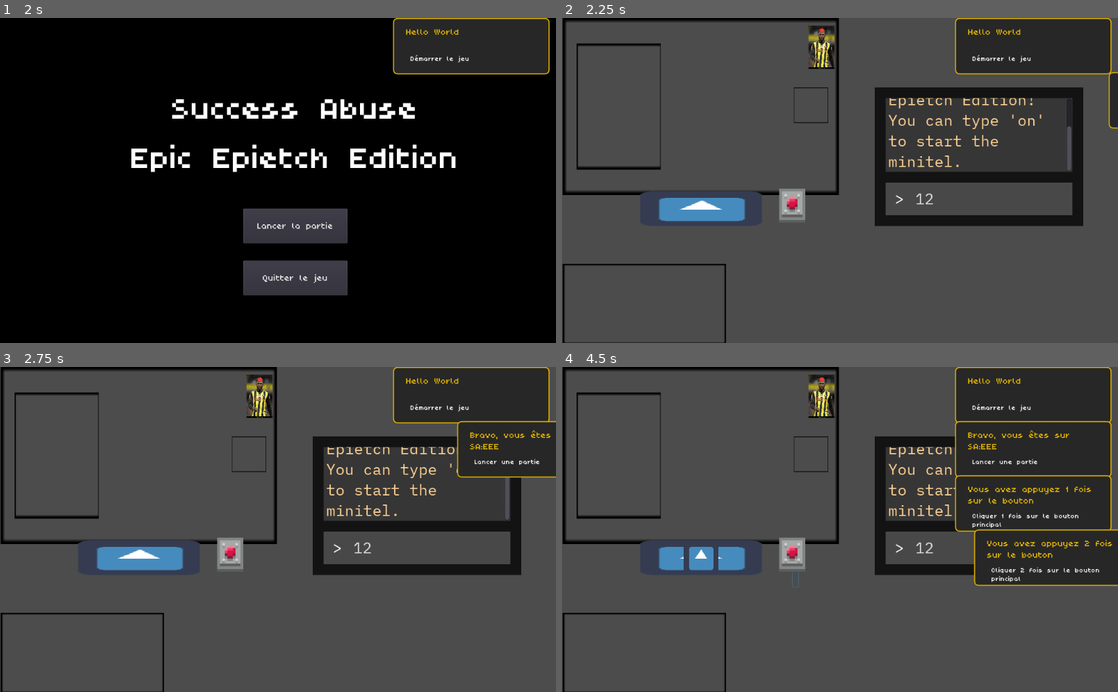
Above: before the commit, frames 1-4 (two rows, left to right).
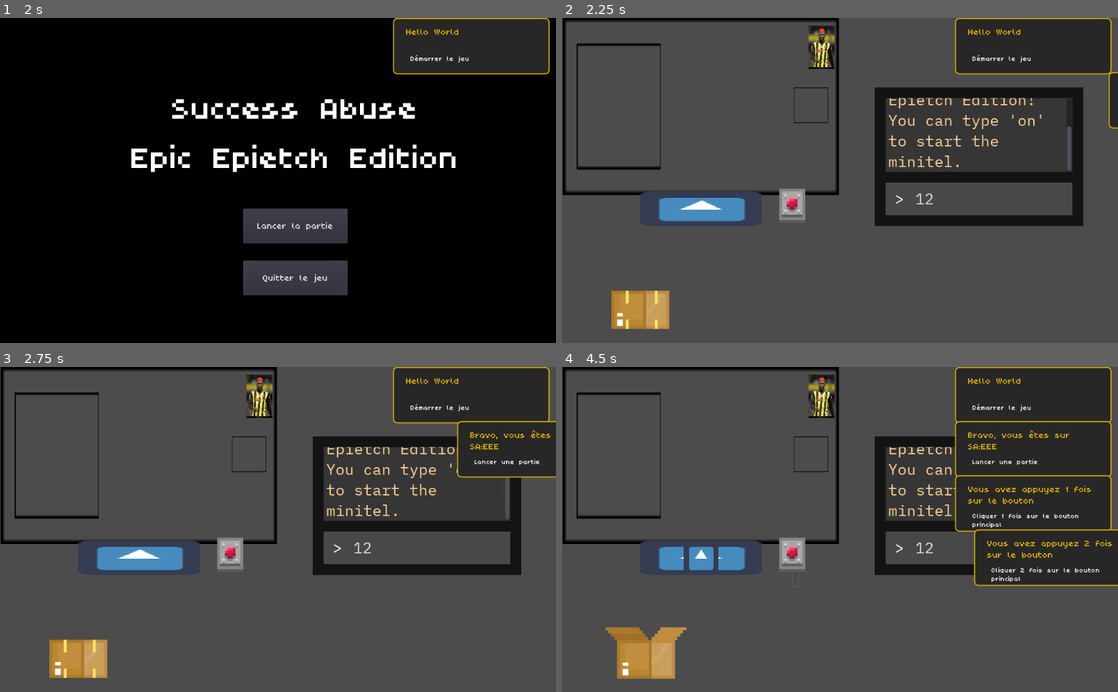
Above: after the commit, the same moments.

Repository: Armindster/success-abuse-epic-epietch-edition
Game: Godot game, scene res://Game/GameScreen.tscn
Two runs of this game, one before a commit and one after it. Both use one fixed random seed, a clock stepped at 60 frames per second and the inputs below. The engine's default icon, where the game draws it, is replaced by a stand-in: a white triangle on a blue panel in a dark square.
Inputs (mouse positions are in pixels of both pictures, inside the frame that each line leads up to):
- Up to frame 1 (2 s): click (433, 200) at 0.52 s; type "12" at 0.6 s; click (233, 222) at 1.25 s
- Up to frame 2 (2.25 s): click "Lancer la partie" at 2 s
- Up to frame 3 (2.75 s): no input
- Up to frame 4 (4.5 s): click (795, 571) at 2.75 s; click (795, 571) at 3.5 s; move the mouse to (645, 653) at 4.27 s; click (645, 653) at 4.42 s

Frame 1 is identical in both runs. In frame 2, 1.6% of the frame differs, in the area x 0-30%, y 75-100%; in frame 3, 1.6%; in frame 4, 2.0%.

Commit message:
add texture pour CARTOn & fix ma merde

Diff:
--- a/Carton/Carton.gd
+++ b/Carton/Carton.gd
@@ -5,6 +5,7 @@
 var upk = 0
 var remove
 var func_called = true
+onready var timer = get_node("Timer")
 
 signal achievement
 signal empty
@@ -20,6 +21,8 @@
 	elif !unpack.empty():
 		open = randi() % 5
 		print(func_called)
+		get_node("CartonBody/Sprite").frame = 1
+		timer.start()
 		if func_called and open == 1:
 			remove = unpack.pop_at(randi() % (unpack.size()))
 			print(remove)
@@ -32,3 +35,7 @@
 func return_unpacked_object():
 	func_called = true
 	return remove
+
+
+func _on_Timer_timeout():
+	get_node("CartonBody/Sprite").frame = 0
--- a/Carton/Carton.tscn
+++ b/Carton/Carton.tscn
@@ -1,11 +1,11 @@
 [gd_scene load_steps=5 format=2]
 
 [ext_resource path="res://Carton/Carton.gd" type="Script" id=1]
-[ext_resource path="res://Carton/New Piskel.png" type="Texture" id=2]
+[ext_resource path="res://Carton/cartonpt1.png" type="Texture" id=2]
 [ext_resource path="res://Carton/CartonBody.gd" type="Script" id=3]
 
 [sub_resource type="RectangleShape2D" id=1]
-extents = Vector2( 150.25, 74.25 )
+extents = Vector2( 53, 34.5 )
 
 [node name="Carton" type="Node2D"]
 script = ExtResource( 1 )
@@ -15,11 +15,17 @@
 script = ExtResource( 3 )
 
 [node name="CollisionCarton" type="CollisionShape2D" parent="CartonBody"]
+position = Vector2( -8, 10.5 )
 shape = SubResource( 1 )
 
 [node name="Sprite" type="Sprite" parent="CartonBody"]
-scale = Vector2( 3.01, 2.98 )
+position = Vector2( 1.00136e-05, -4.76837e-07 )
+scale = Vector2( 0.666667, 0.74 )
 texture = ExtResource( 2 )
+hframes = 2
+
+[node name="Timer" type="Timer" parent="."]
 
 [connection signal="clickBox" from="CartonBody" to="." method="_on_CartonBody_clickBox"]
 [connection signal="input_event" from="CartonBody" to="CartonBody" method="_on_Carton_input_event"]
+[connection signal="timeout" from="Timer" to="." method="_on_Timer_timeout"]
--- a/Tableau/Tableau.tscn
+++ b/Tableau/Tableau.tscn
@@ -1,6 +1,6 @@
 [gd_scene load_steps=11 format=2]
 
-[ext_resource path="res://Carton/New Piskel.png" type="Texture" id=1]
+[ext_resource path="res://Tableau/New Piskel.png" type="Texture" id=1]
 [ext_resource path="res://Tableau/Tableau.gd" type="Script" id=2]
 [ext_resource path="res://Tableau/Area2DIsaac.gd" type="Script" id=3]
 [ext_resource path="res://Tableau/Area2DQuote.gd" type="Script" id=4]
Binary file added: Carton/cartonpt1.png
Not shown, added: Carton/cartonpt1.png.import
